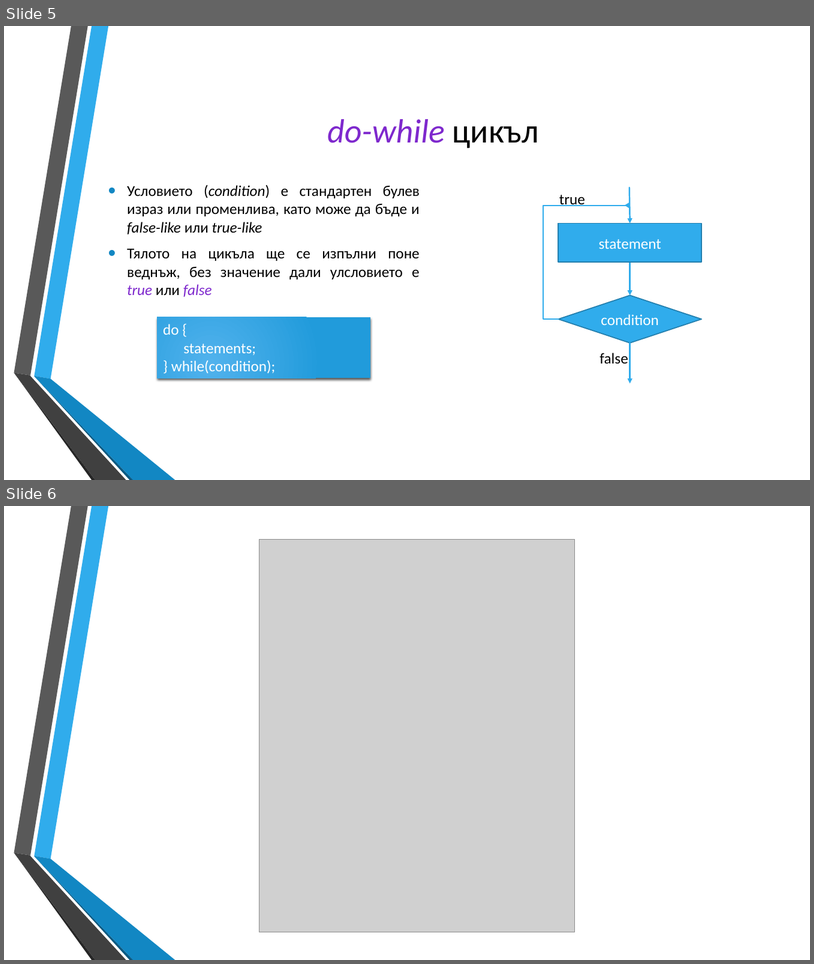
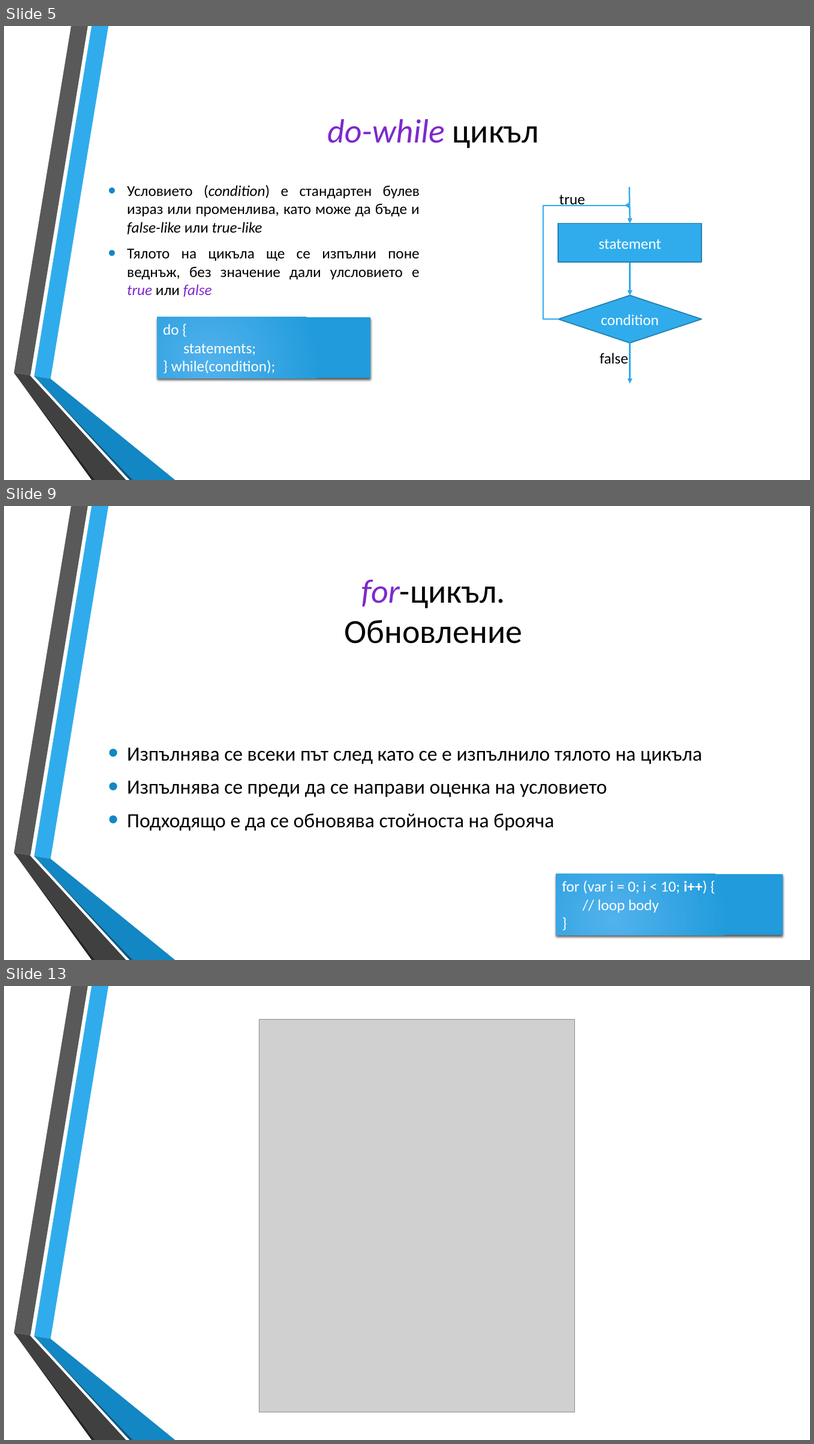
Before and after one commit to dnmitev/IT-Academy, a slide deck: JS Fundamentals/4.Loops/JS-Loops.pptx. Shown one above the other, each under a label of ours: slides 5 and 6 before the commit, slides 5, 9 and 13 after it; the slides between them are not shown. The pictures are 814x964 and 814x1444 pixels, drawn with LibreOffice and Linux fonts; fonts in the diff are those of the drawing; grey boxes stand for pictures; background and template pictures are left out. Boxes give left, top, right and bottom in pixels: in the first picture for what was removed or moved away, otherwise in the second. Text is boxed around its words. In the diff, an @@ line names an element or a change of style, - is before the commit and + after.

```diff
--- a/JS Fundamentals/4.Loops/JS-Loops.pptx
+++ b/JS Fundamentals/4.Loops/JS-Loops.pptx
@@ slide 9 added at bbox=[4, 506, 810, 960], background picture (left out); not listed: 6 template elements that a slide beside it also shows @@
@@ title added at bbox=[344, 579, 522, 643], 40 pt, text #000000 @@
+for-цикъл.
+Обновление
@@ text added at bbox=[127, 747, 702, 831], 24 pt, text #000000 @@
+• Изпълнява се всеки път след като се е изпълнило тялото на цикъла
+• Изпълнява се преди да се направи оценка на условието
+• Подходящо е да се обновява стойноста на брояча
@@ rectangle added at bbox=[557, 874, 783, 935], fill gradient #51B3ED to #219CDB, 18 pt, text #FFFFFF @@
+for (var i = 0; i < 10; i++) {
+// loop body
+}
@@ what was slide 6 is now slide 13 @@
```
Also in this commit, not shown: 1 slide changed, 6 other slides added, 5 other files.
